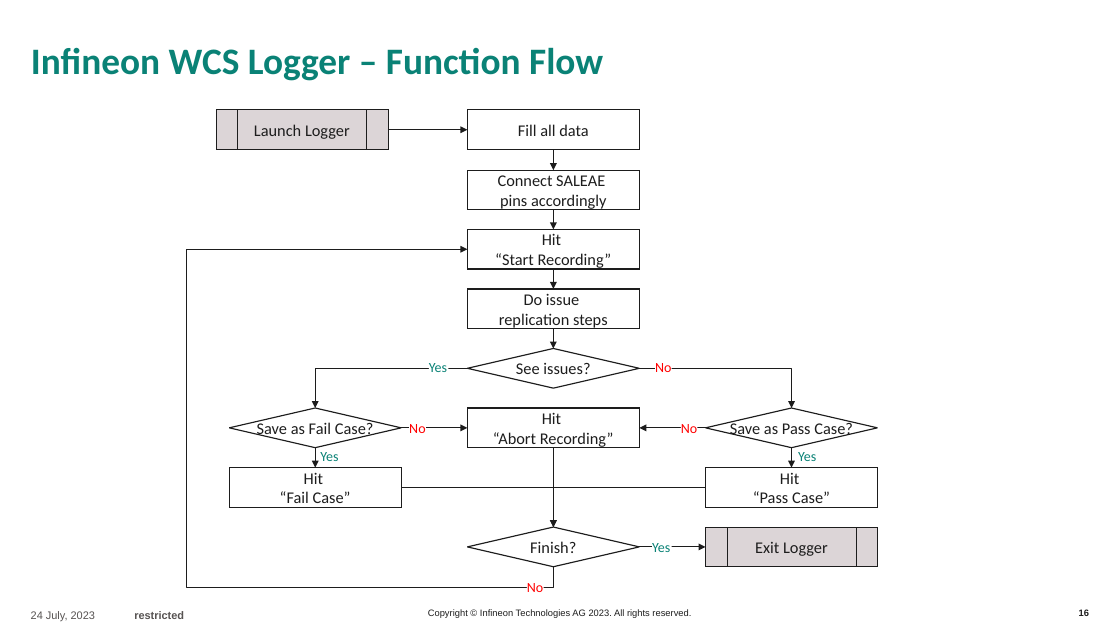
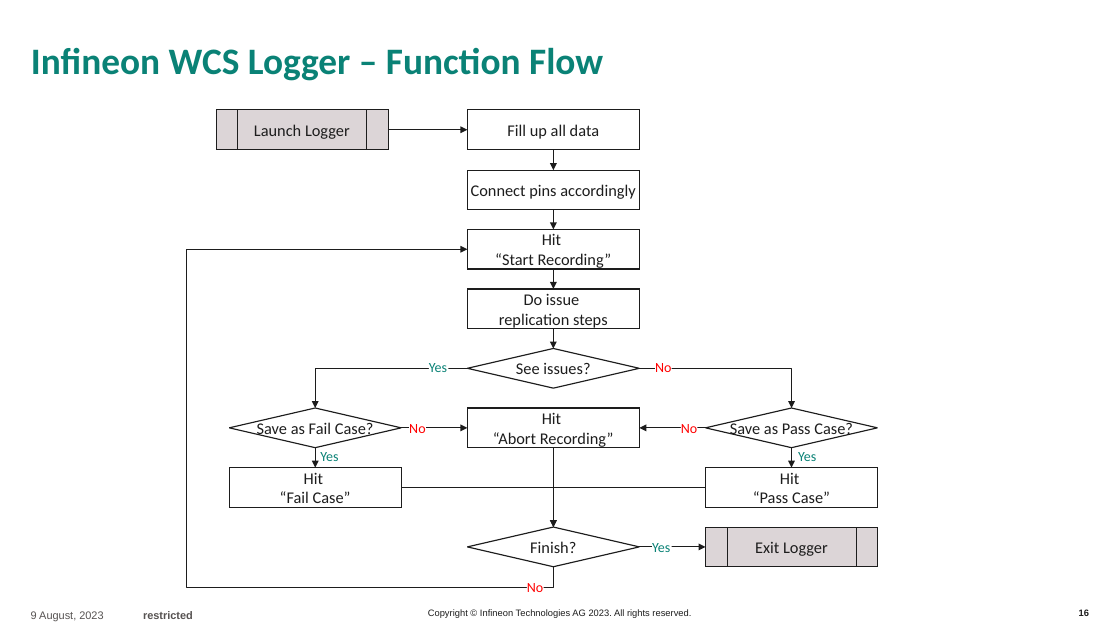
Before and after one commit to IFTWTraven/py_automation_saleae, a slide deck: slide 16 of docs/IFX MSD cases.pptx. Drawn at 1120x630 pixels with LibreOffice and Linux fonts; fonts in the diff are those of the drawing; background and template pictures are left out. Boxes give left, top, right and bottom in pixels: in the first picture for what was removed or moved away, otherwise in the second. Text is boxed around its words. In the diff, an @@ line names an element or a change of style, - is before the commit and + after.

```diff
--- a/docs/IFX MSD cases.pptx
+++ b/docs/IFX MSD cases.pptx
@@ text in rectangle at [507, 124, 599, 139]: text changed @@
-Fill all data
+Fill up all data
@@ text in rectangle at [471, 184, 635, 199]: text changed @@
-Connect SALEAE
-pins accordingly
+Connect pins accordingly
@@ text at [31, 611, 193, 621]: text changed @@
-24 July, 2023 restricted
+9 August, 2023 restricted
```
Also in this commit, not shown: 18 other slides changed, 1 slide added, 27 other files.
